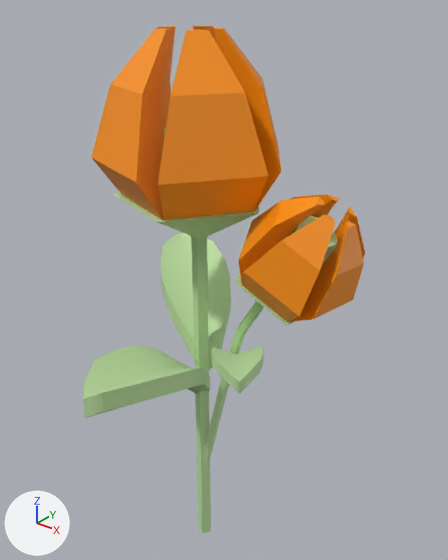
What one commit did to the glTF model assets/models/Tulip.glb.
Camera for both pictures: a camera (50 mm lens) standing at (2.4, 0.3, 2.23) and looking at (0.09, 3.19, 0.44). The lights are fixed; the arrows at lower left show +X, +Y and +Z. Where no turn or scale is listed for an object, it has been applied to the vertices.

The first picture shows 'pCube1', 'pCube2', 'pCube5', 'pPipe10', 'pPipe2', 'pPipe3', 'pPipe9'.
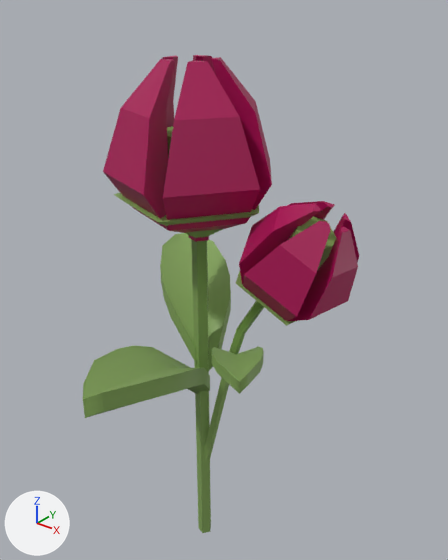
Diff of the bpy script that builds the scene:
```diff
--- a/assets/models/Tulip.glb.py
+++ b/assets/models/Tulip.glb.py
@@ mat_blinn1 @@
 mat_blinn1 = principled_material('blinn1')
-mat_blinn1.base_color = (1.0, 0.294, 0.0)  # orange #ff9400
+mat_blinn1.base_color = (0.406, 0.0, 0.0895)  # pink #ab0054
@@ mat_blinn21 @@
+mat_blinn21 = principled_material('blinn21')
+mat_blinn21.base_color = (0.23, 0.377, 0.101)  # green #84a559
@@ me_pcube1 @@
 me_pcube1.from_pydata(...)  # 36 vertices, 68 faces; spans x -0.255..0.255, y -0.616..0.489, z -0.613..0.065
-me_pcube1.materials.append(mat_blinn2)  # green #c2e5a6
+me_pcube1.materials.append(mat_blinn21)  # green #84a559
@@ me_pcube2 @@
 me_pcube2.from_pydata(...)  # 36 vertices, 68 faces; spans x -0.475..0.425, y -0.373..0.401, z -0.613..0.065
-me_pcube2.materials.append(mat_blinn2)  # green #c2e5a6
+me_pcube2.materials.append(mat_blinn21)  # green #84a559
@@ me_pcube5 @@
 me_pcube5.from_pydata(...)  # 36 vertices, 68 faces; spans x -0.232..0.25, y -0.301..0.272, z -0.384..0.041
-me_pcube5.materials.append(mat_blinn2)  # green #c2e5a6
+me_pcube5.materials.append(mat_blinn21)  # green #84a559
@@ me_ppipe3 @@
 me_ppipe3.from_pydata(...)  # 60 vertices, 120 faces; spans x -0.45..0.48, y -0.49..0.49, z -1.86..1.01
-me_ppipe3.materials.append(mat_blinn2)  # green #c2e5a6
+me_ppipe3.materials.append(mat_blinn21)  # green #84a559
@@ me_ppipe10 @@
 me_ppipe10.from_pydata(...)  # 60 vertices, 120 faces; spans x -0.46..0.42, y -0.28..0.33, z -1.1..0.77
-me_ppipe10.materials.append(mat_blinn2)  # green #c2e5a6
+me_ppipe10.materials.append(mat_blinn21)  # green #84a559
@@ ob_ppipe2 @@
 ob_ppipe2.location = (-0.00222, 0.00349, 0.00886)
+ob_ppipe2.scale = (0.9, 0.9, 0.9)
@@ ob_ppipe9 @@
 ob_ppipe9.rotation_euler = (-0.505, -0.215, -1.958)  # degrees (-29, -12, -112)
-ob_ppipe9.scale = (0.629, 0.629, 0.629)
+ob_ppipe9.scale = (0.6, 0.6, 0.6)
```

Pixel boxes [x1, y1, x2, y2] of what changed, in the pictures (448 x 560 px):
'pPipe2', recoloured, rescaled: before [91, 26, 281, 220]; after [103, 55, 272, 242]
'pPipe9', recoloured, rescaled (6% shorter): before [238, 194, 365, 322]; after [239, 201, 359, 321]
'pCube1', recoloured: [83, 346, 210, 418] in both
'pPipe3', recoloured: [114, 193, 259, 533] in both
'pCube2', recoloured: [160, 233, 231, 371] in both
'pCube5', recoloured: [212, 346, 264, 394] in both
'pPipe10', recoloured: [204, 271, 295, 461] in both
